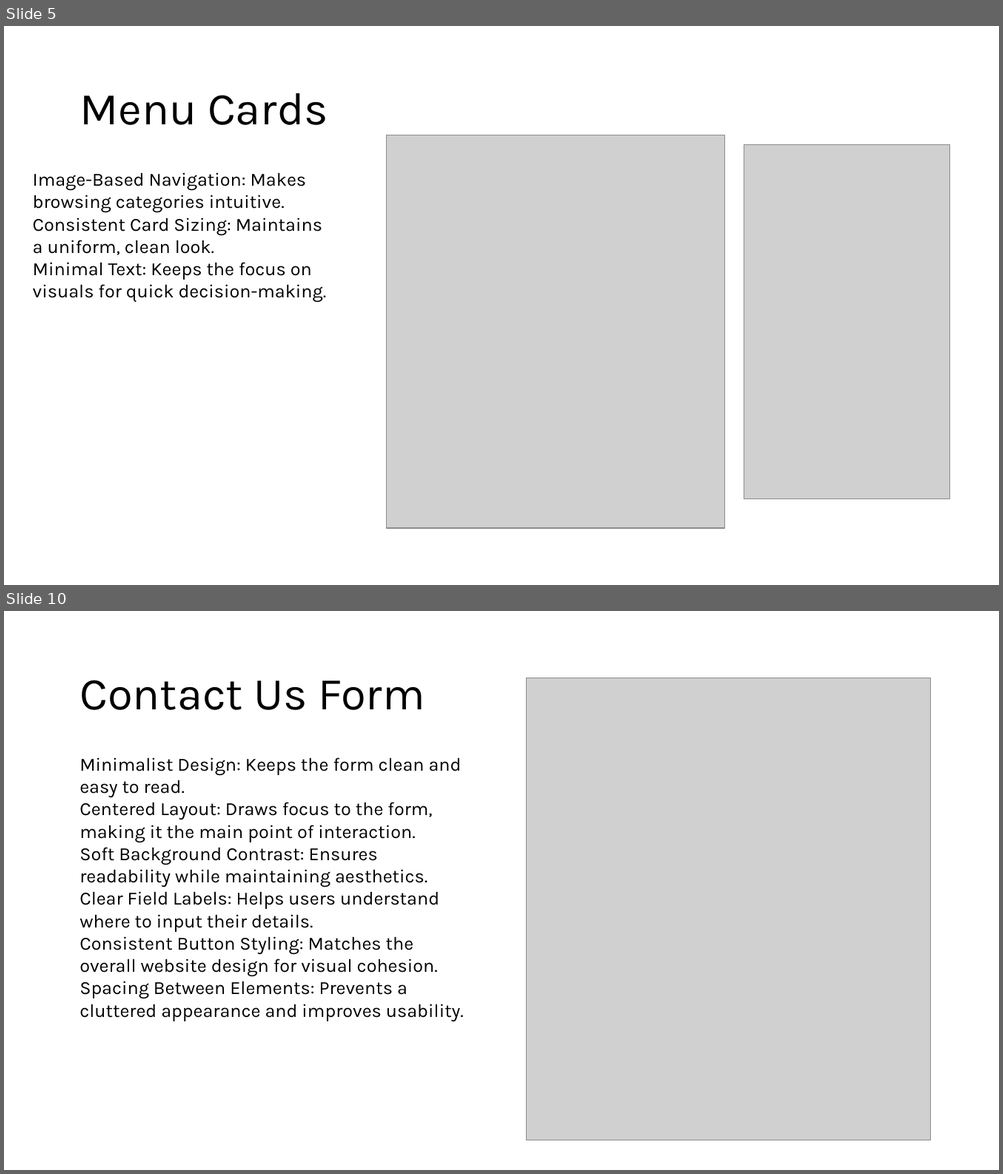
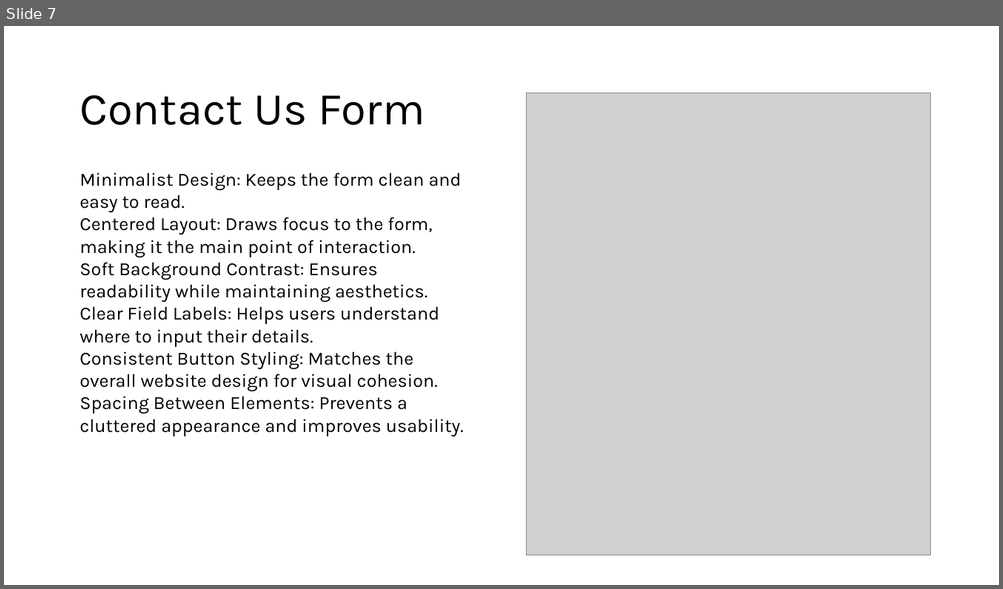
Before and after one commit to Ria-Herwadkar/Perfume-website, a slide deck: Website powerpoint.pptx. Shown one above the other, each under a label of ours: slides 5 and 10 before the commit, slide 7 after it; the slides between them are not shown. The pictures are 1003x1174 and 1003x589 pixels, drawn with LibreOffice and Linux fonts; fonts in the diff are those of the drawing; grey boxes stand for pictures. Boxes give left, top, right and bottom in pixels: in the first picture for what was removed or moved away, otherwise in the second. Text is boxed around its words. In the diff, an @@ line names an element or a change of style, - is before the commit and + after.

```diff
--- a/Website powerpoint.pptx
+++ b/Website powerpoint.pptx
@@ slide 5 removed at [4, 26, 999, 585], background #FFFFFF @@
@@ title removed at [79, 93, 328, 125] @@
-Menu Cards
@@ picture removed at [387, 135, 725, 529] @@
@@ picture removed at [743, 144, 949, 500] @@
@@ text removed at [33, 173, 327, 303] @@
-Image-Based Navigation: Makes browsing categories intuitive.
-Consistent Card Sizing: Maintains a uniform, clean look.
-Minimal Text: Keeps the focus on visuals for quick decision-making.
@@ what was slide 10 is now slide 7 @@
```
Also in this commit, not shown: 3 slides changed, 4 slides added, 6 other slides removed, 23 other files.
